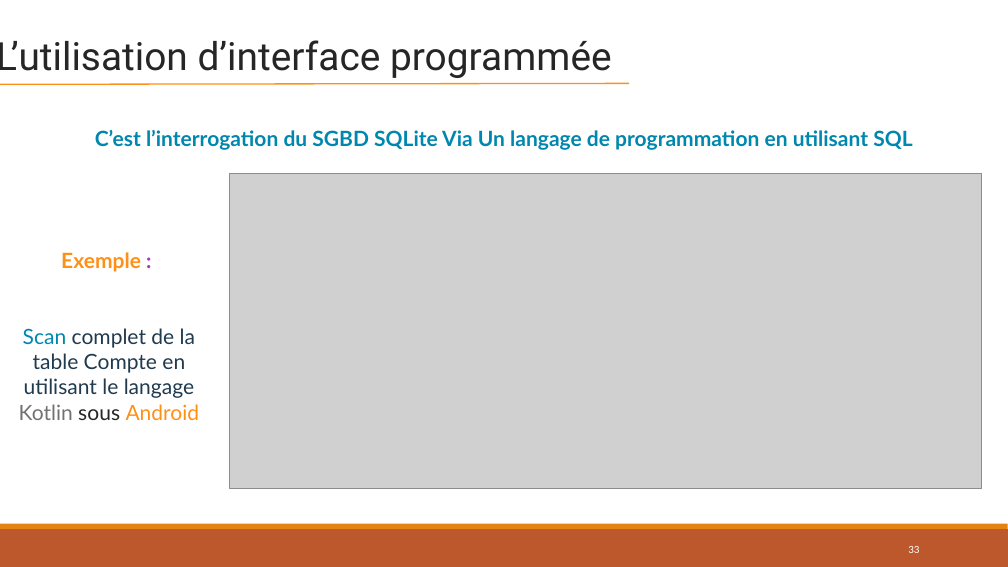
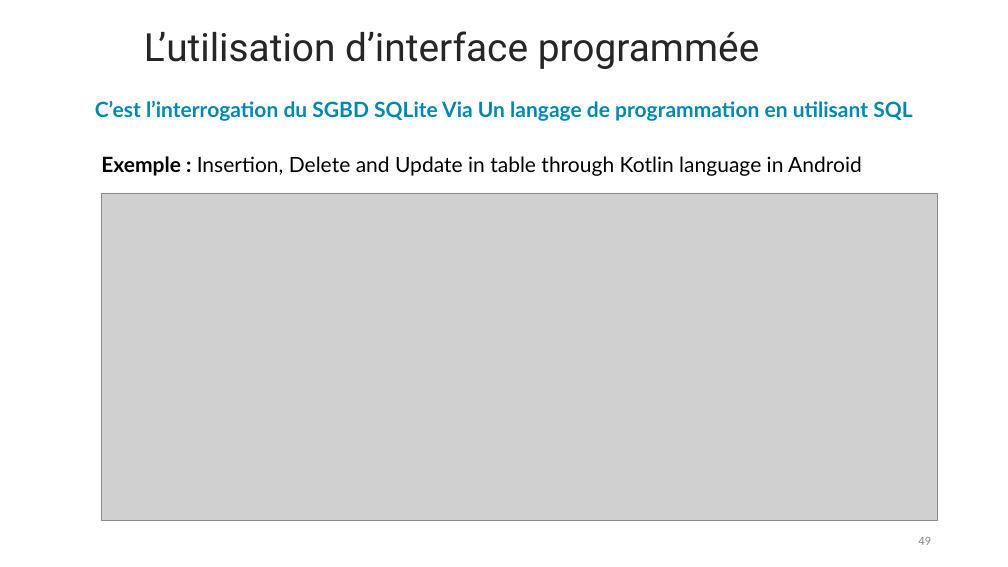
Before and after one commit to lahcenrahlaoui/Wingardium_Leviosaaaa, a slide deck: slide 49 of Presentation-projet-SQLite (1) - Copy.pptx (slide 33 before the commit). Drawn at 1008x567 pixels with LibreOffice and Linux fonts; fonts in the diff are those of the drawing; grey boxes stand for pictures. Boxes give left, top, right and bottom in pixels: in the first picture for what was removed or moved away, otherwise in the second. Text is boxed around its words. In the diff, an @@ line names an element or a change of style, - is before the commit and + after.

```diff
--- a/Presentation-projet-SQLite (1) - Copy.pptx
+++ b/Presentation-projet-SQLite (1) - Copy.pptx
@@ text "L’utilisation d’interface programmée" rewrapped from (0, 40, 612, 78) to (144, 31, 760, 69) @@
@@ text "C’est l’interrogation du SGBD SQLite ...": place and size @@
-text "C’est l’interrogation du SGBD SQLite ..." at (95, 130, 912, 150)
+text "C’est l’interrogation du SGBD SQLite ..." at (95, 101, 912, 121)
@@ line removed from (0, 85) to (629, 83) @@
@@ text at (101, 156, 862, 176): text changed; text colour #203A4E to #000000 @@
-Exemple :
-Scan complet de la table Compte en utilisant le langage Kotlin sous Android
+Exemple : Insertion, Delete and Update in table through Kotlin language in Android
@@ picture: place and size @@
-picture at (230, 174, 982, 489)
+picture at (101, 193, 938, 520)
@@ rectangle removed at (0, 529, 1008, 567) @@
@@ rectangle removed at (0, 524, 1008, 529) @@
@@ page number at (918, 537, 931, 545): text changed; size 10.5 to 12 pt; text colour #FFFFFF to #8C8C8C @@
-33
+49
```
Also in this commit, not shown: 35 other slides changed, 33 slides added, 17 slides removed.
